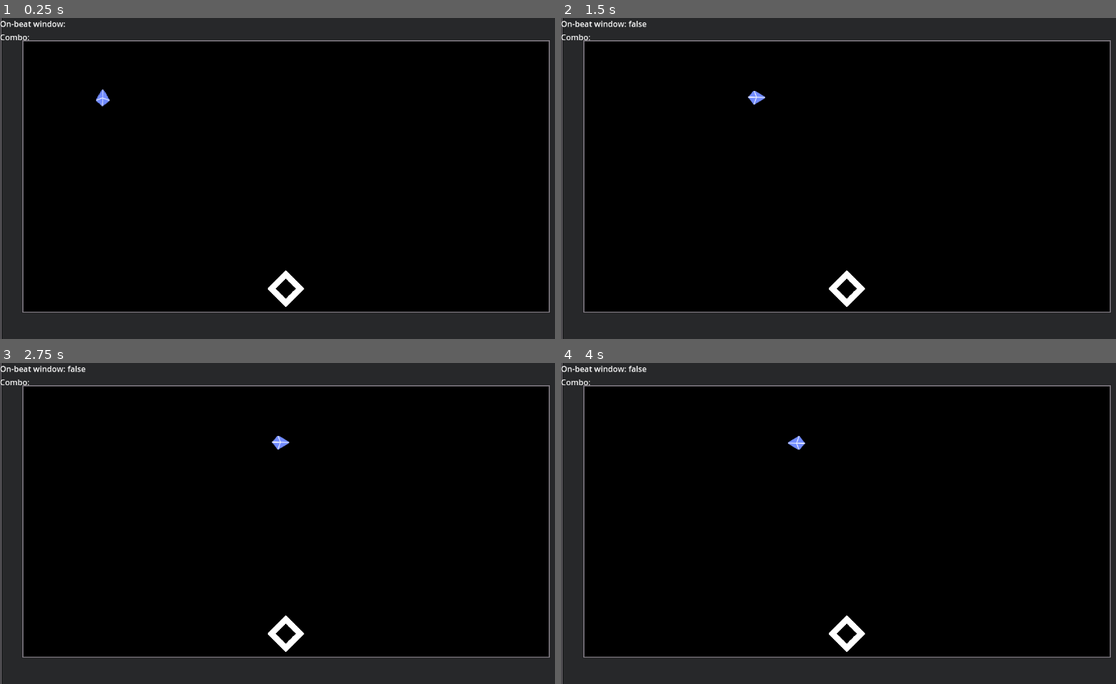
Above: before the commit, frames 1-4 (two rows, left to right).
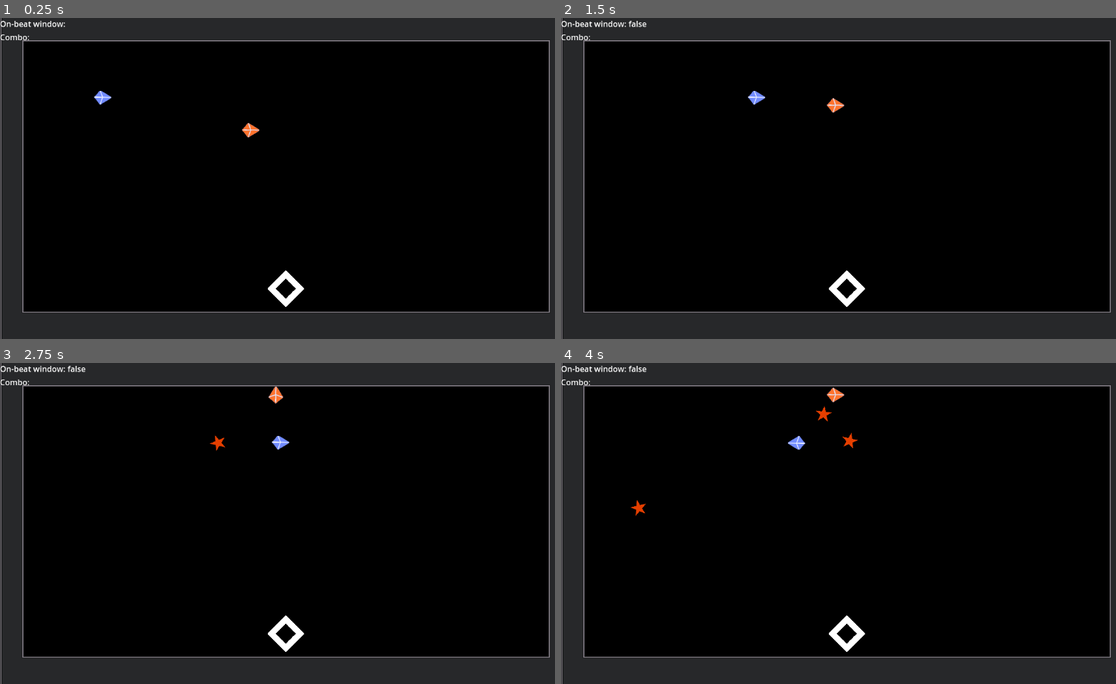
Above: after the commit, the same moments.

Repository: parkouralvoil/holoparry-fangamejam
Game: Godot game, scene res://levels/test_level.tscn
Same seed, same stepped clock (60 frames per second), same inputs: the game is played once before the commit and once after it. Sound files missing from this copy of the repository are replaced by a short silence.
Inputs:
- Up to frame 1 (0.25 s): no input
- Up to frame 2 (1.5 s): hold D (move_right) 0.53-1.28 s; tap Space (beat_activate) at 0.6, 1.35 s; hold Down (combo_down) from 1.28 s (still down)
- Up to frame 3 (2.75 s): release Down (combo_down) at 2.03 s; hold D (move_right) from 2.03 s (still down); tap Space (beat_activate) at 2.1 s
- Up to frame 4 (4 s): release D (move_right) at 2.78 s; hold Up (combo_up) 2.78-3.53 s; tap Space (beat_activate) at 2.85, 3.6 s; hold A (move_left) from 3.53 s (still down)

The runs differ from the first frame. In frame 1, 0.2% of the frame differs, in the area x 16-47%, y 22-38%; in frame 2, less than 0.1%; in frame 3, 0.1%; in frame 4, 0.3%, in the area x 12-54%, y 7-48%.

Commit message:
feat: Enemy AI, Star Attack, Onbeat Combo

Diff:
--- a/characters/character.gd
+++ b/characters/character.gd
@@ -4,17 +4,18 @@
 ## Base character class for controllable vtubers
 
 @export var _Moveset: BaseMoveset
-@export var _Hitbox: CharacterHitbox
+@export var _Hitbox: BaseHitbox
 
 
 var _move_direction: Vector2
+var _face_direction: Vector2 = _move_direction
 var _speed: float = 250.0
 var _beat_window_active: bool = false
 var _player_combo: Array[PT.Combo] = []:
 	set(val):
 		_player_combo = val
 		print_debug("hello")
-var _rotation_speed: float = TAU * 3 # TAU is a full circle, this is 2 full rotations per sec
+var _rotation_speed: float = TAU * 4 # TAU is a full circle, this is 4 full rotations per sec
 var _theta: float
 
 @onready var _Sprite: Sprite2D = $Sprite2D
@@ -29,18 +30,26 @@
 
 func _process(delta: float) -> void:
 	# this gets called every frame
+	CombatHelper.player_global_position = global_position
 	_check_move_input()
+	_check_combo_skill_input()
 
+func _check_combo_skill_input() -> void:
 	if Input.is_action_just_pressed("beat_activate"):
-		print_debug(_is_action_on_beat())
-		# if _is_action_on_beat():
-		## currently have this commented so i can test easier
-		_perform_combo()
-
+		if _is_action_on_beat():
+			_perform_combo()
+		else:
+			_clear_combo()
 	if Input.is_action_just_pressed("combo_up"):
-		_add_combo(PT.Combo.UP)
+		if _is_action_on_beat():
+			_add_combo(PT.Combo.UP)
+		else:
+			_clear_combo()
 	if Input.is_action_just_pressed("combo_down"):
-		_add_combo(PT.Combo.DOWN)
+		if _is_action_on_beat():
+			_add_combo(PT.Combo.DOWN)
+		else:
+			_clear_combo()
 
 
 func _perform_combo() -> void:
@@ -61,9 +70,10 @@
 func _physics_process(delta: float) -> void:
 	velocity = _move_direction.normalized() * _speed
 	if _move_direction != Vector2.ZERO:
-		_theta = wrapf(atan2(_move_direction.y, _move_direction.x) - _Sprite.rotation + PI/2,
-				-PI, PI)
-		_Sprite.rotation += clamp(_rotation_speed * delta, 0, abs(_theta)) * sign(_theta)
+		_face_direction = _move_direction
+	_theta = wrapf(atan2(_face_direction.y, _face_direction.x) - _Sprite.rotation + PI/2,
+			-PI, PI)
+	_Sprite.rotation += clamp(_rotation_speed * delta, 0, abs(_theta)) * sign(_theta)
 	move_and_slide()
 
 
--- a/characters/character_components/hitbox.gd
+++ b/characters/character_components/hitbox.gd
@@ -1,15 +1,8 @@
 extends Area2D
-class_name CharacterHitbox
+class_name BaseHitbox
 
 signal got_hit(damage: float)
 
-
-func _ready() -> void:
-	area_entered.connect(_on_area_entered)
-
-
-func _on_area_entered(area: Area2D) -> void:
-	print_debug("hitbox hit")
-	## check if area is projectile and has damage
-	var test_value := 10.0 ## HACK, this will be changed
-	got_hit.emit(test_value)
+func take_damage(dmg: float) -> void:
+	## called by projectiles that detect this hitbox
+	got_hit.emit(dmg)
--- a/characters/character_tokino.tscn
+++ b/characters/character_tokino.tscn
@@ -25,5 +25,6 @@
 shape = SubResource("CircleShape2D_x25rp")
 
 [node name="Hitbox" parent="." instance=ExtResource("3_ke030")]
+collision_mask = 0
 
 [node name="TokinoMoveset" parent="." instance=ExtResource("4_mxkve")]
--- /dev/null
+++ b/enemies/enemy_tokino.gd
@@ -0,0 +1,69 @@
+extends CharacterBody2D
+class_name BaseEnemy
+
+## Base character class for AI vtubers
+
+@export var _Moveset: BaseMoveset
+@export var _Hitbox: BaseHitbox
+@export var _move_timer_duration: float
+
+var _move_direction: Vector2
+var _face_direction: Vector2 = _move_direction
+var _speed: float = 100.0
+var _rotation_speed: float = TAU * 4 # TAU is a full circle, this is 4 full rotations per sec
+var _theta: float
+
+var _attack_counter: int = 0
+var _attack_threshold: int = 3
+
+@onready var _Sprite: Sprite2D = $Sprite2D
+@onready var _MoveTimer: Timer = $MoveTimer
+@onready var _RNG: RandomNumberGenerator = RandomNumberGenerator.new()
+
+func _ready() -> void:
+	# this gets called at the start of the scene
+	assert(_Moveset)
+	assert(_Hitbox)
+	EventBus.beat_window_changed.connect(_on_beat_window_changed)
+	_Hitbox.got_hit.connect(_on_hit)
+	_MoveTimer.start(_move_timer_duration)
+	_MoveTimer.timeout.connect(_on_move_timer_timeout)
+
+
+func _process(delta: float) -> void:
+	CombatHelper.enemy_global_position = global_position
+
+
+func _physics_process(delta: float) -> void:
+	velocity = _move_direction.normalized() * _speed
+	if _move_direction != Vector2.ZERO:
+		_face_direction = _move_direction
+	_theta = wrapf(atan2(_face_direction.y, _face_direction.x) - _Sprite.rotation + PI/2,
+			-PI, PI)
+	_Sprite.rotation += clamp(_rotation_speed * delta, 0, abs(_theta)) * sign(_theta)
+	move_and_slide()
+
+
+func _on_beat_window_changed(active: bool) -> void:
+	if active:
+		if _attack_counter >= _attack_threshold:
+			_Moveset.enemy_use_skill(1)
+			_attack_counter = 0
+		else:
+			_attack_counter += 1
+
+
+func _on_move_timer_timeout() -> void:
+	var chance: float = _RNG.randf()
+	if chance < 0.25:
+		_move_direction = Vector2.RIGHT
+	elif chance < 0.5:
+		_move_direction = Vector2.UP
+	elif chance < 0.75:
+		_move_direction = Vector2.DOWN
+	else:
+		_move_direction = Vector2.LEFT
+
+
+func _on_hit(dmg: float) -> void:
+	print_debug("beep boop i got hit")
--- /dev/null
+++ b/enemies/enemy_tokino.tscn
@@ -0,0 +1,35 @@
+[gd_scene load_steps=7 format=3 uid="uid://3jl7e2h37swr"]
+
+[ext_resource type="Script" uid="uid://geugbxe4mjfd" path="res://enemies/enemy_tokino.gd" id="1_s0nvv"]
+[ext_resource type="Texture2D" uid="uid://bhyr5u6cn2u2" path="res://assets/sprites/holoparry_spritesheet.png" id="2_35sme"]
+[ext_resource type="PackedScene" uid="uid://c667wgyiuyaog" path="res://characters/character_components/hitbox.tscn" id="3_fwmlk"]
+[ext_resource type="PackedScene" uid="uid://dlbp1coqi5mgi" path="res://skills/moveset_tokino.tscn" id="4_ubux1"]
+
+[sub_resource type="AtlasTexture" id="AtlasTexture_es64v"]
+atlas = ExtResource("2_35sme")
+region = Rect2(73, 53, 30, 36)
+
+[sub_resource type="CircleShape2D" id="CircleShape2D_x25rp"]
+radius = 16.0312
+
+[node name="EnemyTokino" type="CharacterBody2D" node_paths=PackedStringArray("_Moveset", "_Hitbox")]
+collision_layer = 0
+script = ExtResource("1_s0nvv")
+_Moveset = NodePath("TokinoMoveset")
+_Hitbox = NodePath("EnemyHitbox")
+_move_timer_duration = 0.5
+
+[node name="Sprite2D" type="Sprite2D" parent="."]
+texture = SubResource("AtlasTexture_es64v")
+
+[node name="CollisionShape2D" type="CollisionShape2D" parent="."]
+shape = SubResource("CircleShape2D_x25rp")
+
+[node name="EnemyHitbox" parent="." instance=ExtResource("3_fwmlk")]
+collision_layer = 16
+collision_mask = 0
+
+[node name="TokinoMoveset" parent="." instance=ExtResource("4_ubux1")]
+
+[node name="MoveTimer" type="Timer" parent="."]
+wait_time = 3.0
--- /dev/null
+++ b/globals/CombatHelper.gd
@@ -0,0 +1,8 @@
+extends Node
+
+## convenient way of allowing player and enemy to inform everyone of their position
+## intended to let skills autoaim at the enemy, BUT
+## this is rlly bad practice pls do not do this for bigger projects
+
+var player_global_position: Vector2
+var enemy_global_position: Vector2
--- a/interface/beat_visualiser.tscn
+++ b/interface/beat_visualiser.tscn
@@ -2,6 +2,21 @@
 
 [ext_resource type="Script" uid="uid://de8lvgc1cq1yr" path="res://interface/beat_visualiser.gd" id="1_gy0et"]
 [ext_resource type="Texture2D" uid="uid://ddxrwcuw4f7o4" path="res://assets/beat_visual/hit_marker.png" id="2_gy0et"]
+
+[sub_resource type="Animation" id="Animation_w3i15"]
+length = 0.001
+tracks/0/type = "value"
+tracks/0/imported = false
+tracks/0/enabled = true
+tracks/0/path = NodePath("..:scale")
+tracks/0/interp = 1
+tracks/0/loop_wrap = true
+tracks/0/keys = {
+"times": PackedFloat32Array(0),
+"transitions": PackedFloat32Array(1),
+"update": 0,
+"values": [Vector2(1, 1)]
+}
 
 [sub_resource type="Animation" id="Animation_gy0et"]
 resource_name = "pulsating"
@@ -17,21 +32,6 @@
 "transitions": PackedFloat32Array(0.937501, 0.594602),
 "update": 0,
 "values": [Vector2(1.15, 1.15), Vector2(1, 1)]
-}
-
-[sub_resource type="Animation" id="Animation_w3i15"]
-length = 0.001
-tracks/0/type = "value"
-tracks/0/imported = false
-tracks/0/enabled = true
-tracks/0/path = NodePath("..:scale")
-tracks/0/interp = 1
-tracks/0/loop_wrap = true
-tracks/0/keys = {
-"times": PackedFloat32Array(0),
-"transitions": PackedFloat32Array(1),
-"update": 0,
-"values": [Vector2(1, 1)]
 }
 
 [sub_resource type="AnimationLibrary" id="AnimationLibrary_kdp3e"]
--- a/levels/beats_manager.gd
+++ b/levels/beats_manager.gd
@@ -7,7 +7,7 @@
 		EventBus.beat_window_changed.emit(val)
 # dependent on song choice, will need smth to handle these
 var _beat_timing_duration: float = 60.0 / 150.0
-var _onbeat_window_duration: float = 60.0 / 150.0 * 0.35
+var _onbeat_window_duration: float = 60.0 / 150.0 * 0.6
 
 @onready var _BeatTiming: Timer = $BeatTiming
 @onready var _OnBeatWindow: Timer = $OnBeatWindow
--- a/levels/test_level.tscn
+++ b/levels/test_level.tscn
@@ -1,7 +1,8 @@
-[gd_scene load_steps=8 format=4 uid="uid://yhpjuq7wt8y8"]
+[gd_scene load_steps=9 format=4 uid="uid://yhpjuq7wt8y8"]
 
 [ext_resource type="PackedScene" uid="uid://cpp2y5j2rhpsx" path="res://characters/character_tokino.tscn" id="1_46lwt"]
 [ext_resource type="Texture2D" uid="uid://f68idayf3lv3" path="res://assets/sprites/gray_tileset_godot.png" id="2_x25rp"]
+[ext_resource type="PackedScene" uid="uid://3jl7e2h37swr" path="res://enemies/enemy_tokino.tscn" id="3_e7anx"]
 [ext_resource type="PackedScene" uid="uid://dm8pidavkgymr" path="res://levels/beats_manager.tscn" id="3_gmgay"]
 [ext_resource type="PackedScene" uid="uid://cq6rbvv0vku06" path="res://interface/player_interface.tscn" id="4_w7r7j"]
 [ext_resource type="PackedScene" uid="uid://bi5g78vqtaklg" path="res://interface/beat_visualiser.tscn" id="5_o6mel"]
@@ -402,8 +403,11 @@
 
 [node name="BeatsManager" parent="." instance=ExtResource("3_gmgay")]
 
-[node name="Character" parent="." instance=ExtResource("1_46lwt")]
+[node name="CharacterTokino" parent="." instance=ExtResource("1_46lwt")]
 position = Vector2(207, 161)
+
+[node name="EnemyTokino" parent="." instance=ExtResource("3_e7anx")]
+position = Vector2(505, 226)
 
 [node name="TileMapLayer" type="TileMapLayer" parent="."]
 tile_map_data = PackedByteArray("AABIACgAAAALAAMAAABIACcAAAALAAIAAABIACYAAAALAAIAAABIACUAAAALAAIAAABIACQAAAALAAIAAABHAC …(13072 unchanged characters)…
--- a/project.godot
+++ b/project.godot
@@ -19,6 +19,7 @@
 
 EventBus="*res://globals/EventBus.gd"
 PT="*res://globals/ProjectTypes.gd"
+CombatHelper="*res://globals/CombatHelper.gd"
 
 [debug]
 
@@ -53,11 +54,13 @@
 combo_up={
 "deadzone": 0.2,
 "events": [Object(InputEventKey,"resource_local_to_scene":false,"resource_name":"","device":-1,"window_id":0,"alt_press …(195 unchanged characters)…
+, Object(InputEventKey,"resource_local_to_scene":false,"resource_name":"","device":-1,"window_id":0,"alt_pressed":false,"shift_pressed":false,"ctrl_pressed":false,"meta_pressed":false,"pressed":false,"keycode":0,"physical_keycode":78,"key_label":0,"unicode":110,"location":0,"echo":false,"script":null)
 ]
 }
 combo_down={
 "deadzone": 0.2,
 "events": [Object(InputEventKey,"resource_local_to_scene":false,"resource_name":"","device":-1,"window_id":0,"alt_press …(195 unchanged characters)…
+, Object(InputEventKey,"resource_local_to_scene":false,"resource_name":"","device":-1,"window_id":0,"alt_pressed":false,"shift_pressed":false,"ctrl_pressed":false,"meta_pressed":false,"pressed":false,"keycode":0,"physical_keycode":77,"key_label":0,"unicode":109,"location":0,"echo":false,"script":null)
 ]
 }
 beat_activate={
@@ -69,9 +72,10 @@
 [layer_names]
 
 2d_physics/layer_1="World"
-2d_physics/layer_2="CharacterHurtbox"
-2d_physics/layer_3="AttackHitbox"
-2d_physics/layer_4="ParryCheckbox"
+2d_physics/layer_2="Character A Hitbox"
+2d_physics/layer_3="Attack Hurtbox"
+2d_physics/layer_4="Parry Checkbox"
+2d_physics/layer_5="Character B Hitbox"
 
 [rendering]
 
--- /dev/null
+++ b/projectiles/base_projectile.gd
@@ -0,0 +1,40 @@
+extends Node2D
+class_name BaseProjectile
+
+@export var _Hurtbox: Area2D
+@export var _Sprite: Sprite2D
+
+@export_category("Projectile Stats")
+@export var damage: float = 10
+@export var speed: float = 250
+
+var direction: Vector2 = Vector2.RIGHT
+var from_enemy: bool = false
+
+
+func _ready() -> void:
+	_Hurtbox.area_entered.connect(_on_area_entered)
+	_Hurtbox.body_entered.connect(_on_body_entered)
+	if from_enemy:
+		## scan only character hitboxes
+		_Hurtbox.set_collision_mask_value(2, true)
+		_Sprite.modulate = Color.ORANGE_RED
+	else:
+		## scan only enemy hitboxes
+		_Hurtbox.set_collision_mask_value(5, true)
+	_Hurtbox.monitorable = true
+	_Hurtbox.monitoring = true
+
+
+func _physics_process(delta: float) -> void:
+	position += direction.normalized() * speed * delta
+	rotation = direction.angle() + PI/2
+
+
+func _on_area_entered(area: Area2D) -> void:
+	if area.has_method("take_damage"):
+		area.take_damage(damage)
+		queue_free()
+
+func _on_body_entered(body: Node2D) -> void: ## for wall collisions
+	queue_free()
--- a/projectiles/projectile_star.gd
+++ b/projectiles/projectile_star.gd
@@ -1,23 +1,7 @@
-extends Sprite2D
-
-@onready var _Hitbox: Area2D = $Hitbox
-
-var direction: Vector2 = Vector2.RIGHT
-var speed: float = 50
+extends BaseProjectile
 
 
-func _ready() -> void:
-	_Hitbox.area_entered.connect(_on_area_entered)
-	_Hitbox.body_entered.connect(_on_body_entered)
 
-
-func _physics_process(delta: float) -> void:
-	position += direction.normalized() * speed * delta
-	rotation = direction.angle() + PI/2
-
-
-func _on_area_entered(area: Area2D) -> void:
-	queue_free()
-
-func _on_body_entered(body: Node2D) -> void:
-	queue_free()
+func _process(delta: float) -> void:
+	## make the star spin!
+	_Sprite.rotation += PI * delta
--- a/projectiles/projectile_star.tscn
+++ b/projectiles/projectile_star.tscn
@@ -3,20 +3,27 @@
 [ext_resource type="Texture2D" uid="uid://bhyr5u6cn2u2" path="res://assets/sprites/holoparry_spritesheet.png" id="1_225my"]
 [ext_resource type="Script" uid="uid://fewdbcnbkn2v" path="res://projectiles/projectile_star.gd" id="2_u0g87"]
 
+[sub_resource type="CircleShape2D" id="CircleShape2D_fwgqv"]
+radius = 15.0
+
 [sub_resource type="AtlasTexture" id="AtlasTexture_qqe28"]
 atlas = ExtResource("1_225my")
 region = Rect2(129, 105, 54, 52)
 
-[sub_resource type="CircleShape2D" id="CircleShape2D_fwgqv"]
-radius = 15.0
+[node name="ProjectileStar" type="Node2D" node_paths=PackedStringArray("_Hurtbox", "_Sprite")]
+script = ExtResource("2_u0g87")
+_Hurtbox = NodePath("Hurtbox")
+_Sprite = NodePath("Sprite2D")
 
-[node name="ProjectileStar" type="Sprite2D"]
-self_modulate = Color(1, 1, 0.282353, 1)
+[node name="Hurtbox" type="Area2D" parent="."]
+collision_layer = 4
+monitoring = false
+monitorable = false
+
+[node name="CollisionShape2D" type="CollisionShape2D" parent="Hurtbox"]
+shape = SubResource("CircleShape2D_fwgqv")
+
+[node name="Sprite2D" type="Sprite2D" parent="."]
+modulate = Color(1, 1, 0.431373, 1)
+scale = Vector2(0.6, 0.6)
 texture = SubResource("AtlasTexture_qqe28")
-script = ExtResource("2_u0g87")
-
-[node name="Hitbox" type="Area2D" parent="."]
-collision_layer = 4
-
-[node name="CollisionShape2D" type="CollisionShape2D" parent="Hitbox"]
-shape = SubResource("CircleShape2D_fwgqv")
--- a/skills/base_moveset.gd
+++ b/skills/base_moveset.gd
@@ -17,3 +17,9 @@
 			skill.activate_skill()
 			return
 	print_debug("no skill found")
+
+
+func enemy_use_skill(index: int) -> void:
+	## for enemies to easily cast a skill
+	if _skill_array.size() > index:
+		_skill_array[index].activate_skill(true)
--- a/skills/base_skill.gd
+++ b/skills/base_skill.gd
@@ -15,7 +15,7 @@
 			combo.append(PT.Combo.DOWN)
 		else:
 			combo.append(PT.Combo.UP)
-	print(combo)
 
-func activate_skill() -> void:
+
+func activate_skill(from_enemy: bool = false) -> void:
 	pass
--- a/skills/skill_parry.gd
+++ b/skills/skill_parry.gd
@@ -1,5 +1,5 @@
 extends BaseSkill
 
 
-func activate_skill() -> void:
+func activate_skill(from_enemy: bool = false) -> void:
 	pass
--- a/skills/skill_star_melody.gd
+++ b/skills/skill_star_melody.gd
@@ -2,12 +2,24 @@
 
 @export var _ProjectilePacked: PackedScene
 
-func activate_skill() -> void:
-	_shoot(_ProjectilePacked, Vector2.RIGHT, self.global_position)
+func activate_skill(from_enemy: bool = false) -> void:
+	for i in range(3):
+		var target_pos: Vector2 = CombatHelper.enemy_global_position if not from_enemy \
+			else CombatHelper.player_global_position
+		_shoot(_ProjectilePacked,
+				self.global_position.direction_to(target_pos),
+				self.global_position,
+				from_enemy)
+		await get_tree().create_timer(0.3).timeout
 
 
-func _shoot(projectile_packed: PackedScene, dir: Vector2, origin: Vector2) -> void:
-	var p := projectile_packed.instantiate()
+func _shoot(projectile_packed: PackedScene,
+		dir: Vector2,
+		origin: Vector2,
+		from_enemy: bool) -> void:
+	var p: BaseProjectile = projectile_packed.instantiate()
 	p.direction = dir
 	p.global_position = origin
-	get_tree().root.add_child(p)
+	p.from_enemy = from_enemy
+	p.top_level = true
+	add_child(p)
Not shown, added: enemies/enemy_tokino.gd.uid
Not shown, added: globals/CombatHelper.gd.uid
Not shown, added: projectiles/base_projectile.gd.uid
